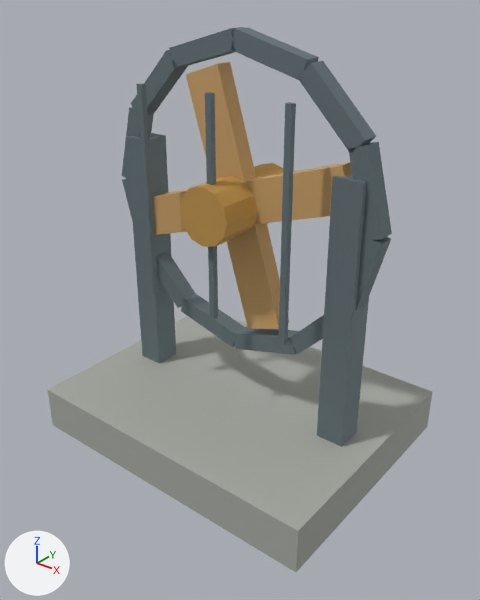
The glTF model art/fire-response/SmokeFan.glb: old version first, new version second.
The view is the same before and after, from a camera (50 mm lens) standing at (1.62, -2.02, 1.92) and looking at (0.05, -0.06, 0.71). Arrows for +X, +Y and +Z are at lower left; the lights stay in place. The first picture is the older version. Where no turn or scale is listed for an object, it has been applied to the vertices. Vertices at exactly the same position are counted once.

In view in the first picture: 'Axle', 'Cage rim', 'Cage rim.001', 'Cage rim.002', 'Fan base', 'Fan support', 'Fan support.001', 'Front guard', 'Front guard.002', 'Rotor blade', 'Rotor blade.001', 'Rotor blade.002', 'Rotor blade.003' and 10 more.
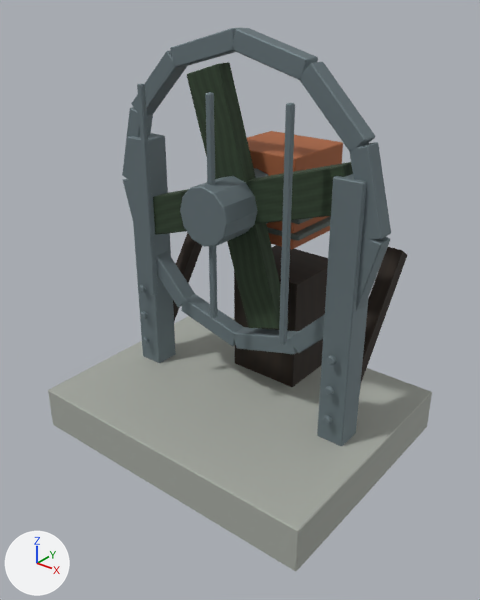
Location of each change, [x1, y1, x2, y2] in pixels of the pictures (480 x 600 px; the box of a moved part takes in the faces that stretch with it):
'Drive pedestal', added
    after: [234, 245, 328, 387]
'Rotor blade.001', reshaped, recoloured (darker)
    before: [186, 62, 256, 182]
    after: [187, 62, 256, 182]
'Motor housing', added (brown)
    after: [247, 131, 343, 249]
'Frame diagonal.001', added
    after: [360, 247, 407, 385]
'Frame diagonal', added
    after: [173, 232, 202, 321]
'Motor cooling fin', added
    after: [267, 216, 331, 241]
'Motor cooling fin.001', added (mostly hidden)
    after: [291, 218, 312, 224]
part 1 of me_cone_008, moved or reshaped
    before: [179, 163, 283, 247]
    after: [180, 168, 269, 247]
part 2 of me_cube_098, cut back
    before: [245, 162, 352, 224]
    after: [246, 162, 353, 224]
part 4 of me_cube_100, cut back
    before: [153, 189, 188, 235]
    after: [153, 189, 189, 235]
part 5 of me_cube_101, cut back
    both: [227, 223, 289, 329]

The change, as a list of edits to the scene's bpy script:
```text
Change me_cone_008:
    remove me_cone_008.from_pydata(...)  # 24 vertices, 44 faces; spans x -0.12..0.12, y -0.225..0.225, z -0.12..0.12
    remove me_cone_008.materials.append(mat_brass)  # orange #d3a85b
    add me_cone_008.from_pydata(...)  # 48 vertices, 92 faces; spans x -0.12..0.12, y -0.225..0.225, z -0.12..0.12
    me_cone_008 part 1: 24 vertices removed from x -0.12..0.12, y -0.225..0.225, z -0.12..0.12; 48 vertices added at x -0.12..0.12, y -0.225..0.225, z -0.12..0.12
    add me_cone_008.materials.append(mat_metal)  # grey #768489
Change me_cube_098:
    remove me_cube_098.from_pydata(...)  # 8 vertices, 12 faces; spans x -0.264..0.264, y -0.038..0.038, z -0.155..0.155
    remove me_cube_098.materials.append(mat_plank)  # orange #cba269
    add me_cube_098.from_pydata(...)  # 24 vertices, 44 faces; spans x -0.263..0.263, y -0.038..0.038, z -0.154..0.154
    me_cube_098 part 2: the whole mesh is rebuilt
    add me_cube_098.materials.append(mat_greenroof)  # picture img_wildfire_greenroof_grain
Change me_cube_099:
    remove me_cube_099.from_pydata(...)  # 8 vertices, 12 faces; spans x -0.155..0.155, y -0.038..0.038, z -0.264..0.264
    remove me_cube_099.materials.append(mat_plank)  # orange #cba269
    add me_cube_099.from_pydata(...)  # 24 vertices, 44 faces; spans x -0.154..0.154, y -0.038..0.038, z -0.263..0.263
    me_cube_099 part 3: the whole mesh is rebuilt
    add me_cube_099.materials.append(mat_greenroof)  # picture img_wildfire_greenroof_grain
Change me_cube_100:
    remove me_cube_100.from_pydata(...)  # 8 vertices, 12 faces; spans x -0.264..0.264, y -0.038..0.038, z -0.155..0.155
    remove me_cube_100.materials.append(mat_plank)  # orange #cba269
    add me_cube_100.from_pydata(...)  # 24 vertices, 44 faces; spans x -0.263..0.263, y -0.038..0.038, z -0.154..0.154
    me_cube_100 part 4: the whole mesh is rebuilt
    add me_cube_100.materials.append(mat_greenroof)  # picture img_wildfire_greenroof_grain
Change me_cube_101:
    remove me_cube_101.from_pydata(...)  # 8 vertices, 12 faces; spans x -0.155..0.155, y -0.038..0.038, z -0.264..0.264
    remove me_cube_101.materials.append(mat_plank)  # orange #cba269
    add me_cube_101.from_pydata(...)  # 24 vertices, 44 faces; spans x -0.154..0.154, y -0.038..0.038, z -0.263..0.263
    me_cube_101 part 5: the whole mesh is rebuilt
    add me_cube_101.materials.append(mat_greenroof)  # picture img_wildfire_greenroof_grain
Add ob_motor_housing:
    ob_motor_housing = bpy.data.objects.new('Motor housing', me_cube_275)  # 24 vertices, 44 faces; spans x -0.19..0.19, y -0.18..0.18, z -0.19..0.19; in mat_rust (brown #a6613c)
    ob_motor_housing.location = (0.0, 0.29, 1.1)
Add ob_motor_cooling_fin_001:
    ob_motor_cooling_fin_001 = bpy.data.objects.new('Motor cooling fin.001', me_cube_277)  # 24 vertices, 44 faces; spans x -0.225..0.225, y -0.19..0.19, z -0.011..0.011; in mat_iron (dark grey #5b6561)
    ob_motor_cooling_fin_001.location = (0.0, 0.29, 1.04)
Add ob_motor_cooling_fin:
    ob_motor_cooling_fin = bpy.data.objects.new('Motor cooling fin', me_cube_277.copy())
    ob_motor_cooling_fin.location = (0.0, 0.29, 0.97)
Add ob_frame_diagonal_001:
    ob_frame_diagonal_001 = bpy.data.objects.new('Frame diagonal.001', me_cube_281)  # 24 vertices, 44 faces; spans x -0.035..0.035, y -0.227..0.227, z -0.317..0.317; in mat_darkwood (picture img_wildfire_darkwood_grain)
    ob_frame_diagonal_001.location = (0.52, 0.2, 0.6)
Add ob_frame_diagonal:
    ob_frame_diagonal = bpy.data.objects.new('Frame diagonal', me_cube_281.copy())
    ob_frame_diagonal.location = (-0.52, 0.2, 0.6)
Add ob_drive_pedestal:
    ob_drive_pedestal = bpy.data.objects.new('Drive pedestal', me_cube_282)  # 24 vertices, 44 faces; spans x -0.175..0.175, y -0.175..0.175, z -0.275..0.275; in mat_darkwood (picture img_wildfire_darkwood_grain)
    ob_drive_pedestal.location = (0.0, 0.35, 0.45)
```
